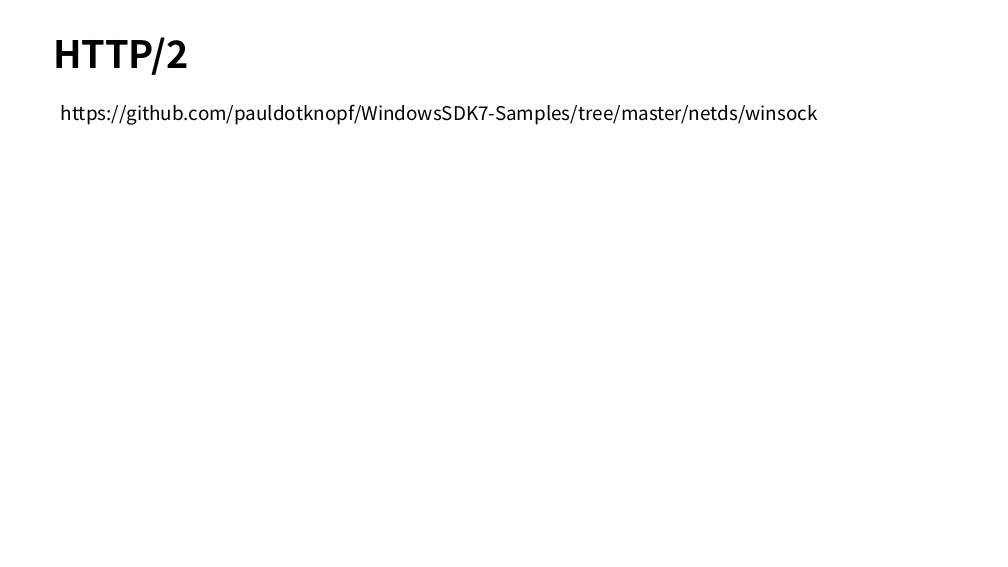
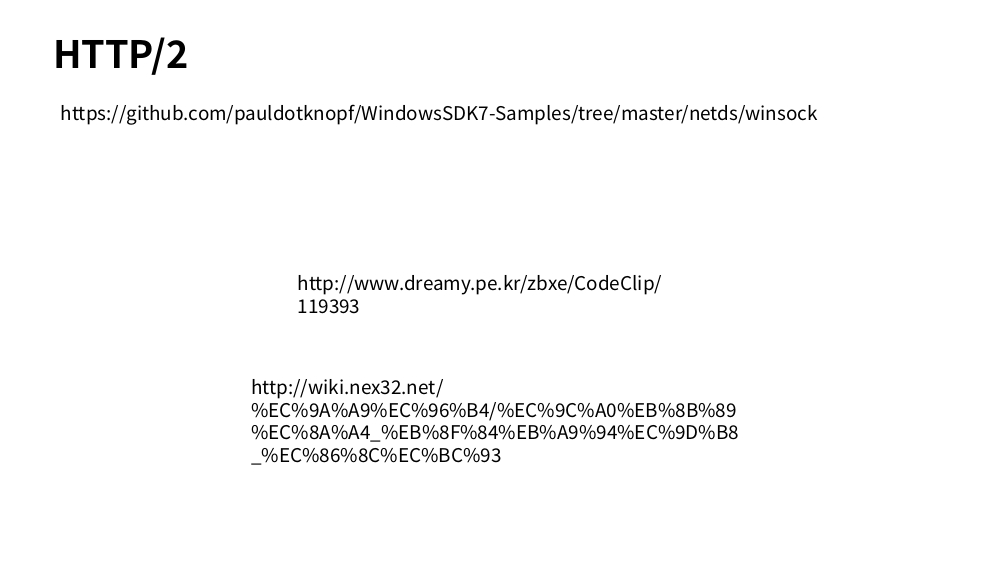
Before and after one commit to Dylan-Jang/conf_cpp_korea_201702, a slide deck: slide 23 of WSAPoll, Fast Loopback.pptx (slide 5 before the commit). Drawn at 1008x567 pixels with LibreOffice and Linux fonts; fonts in the diff are those of the drawing. Boxes give left, top, right and bottom in pixels: in the first picture for what was removed or moved away, otherwise in the second. Text is boxed around its words. In the diff, an @@ line names an element or a change of style, - is before the commit and + after.

```diff
--- a/WSAPoll, Fast Loopback.pptx
+++ b/WSAPoll, Fast Loopback.pptx
@@ text added at [298, 275, 663, 314], 18 pt, text #000000 @@
+http://www.dreamy.pe.kr/zbxe/CodeClip/119393
@@ text added at [251, 379, 739, 465], 18 pt, text #000000 @@
+http://wiki.nex32.net/%EC%9A%A9%EC%96%B4/%EC%9C%A0%EB%8B%89%EC%8A%A4_%EB%8F%84%EB%A9%94%EC%9D%B8_%EC%86%8C%EC%BC%93
```
Also in this commit, not shown: 2 other slides changed, 19 slides added, 1 slide removed, 22 other files.
